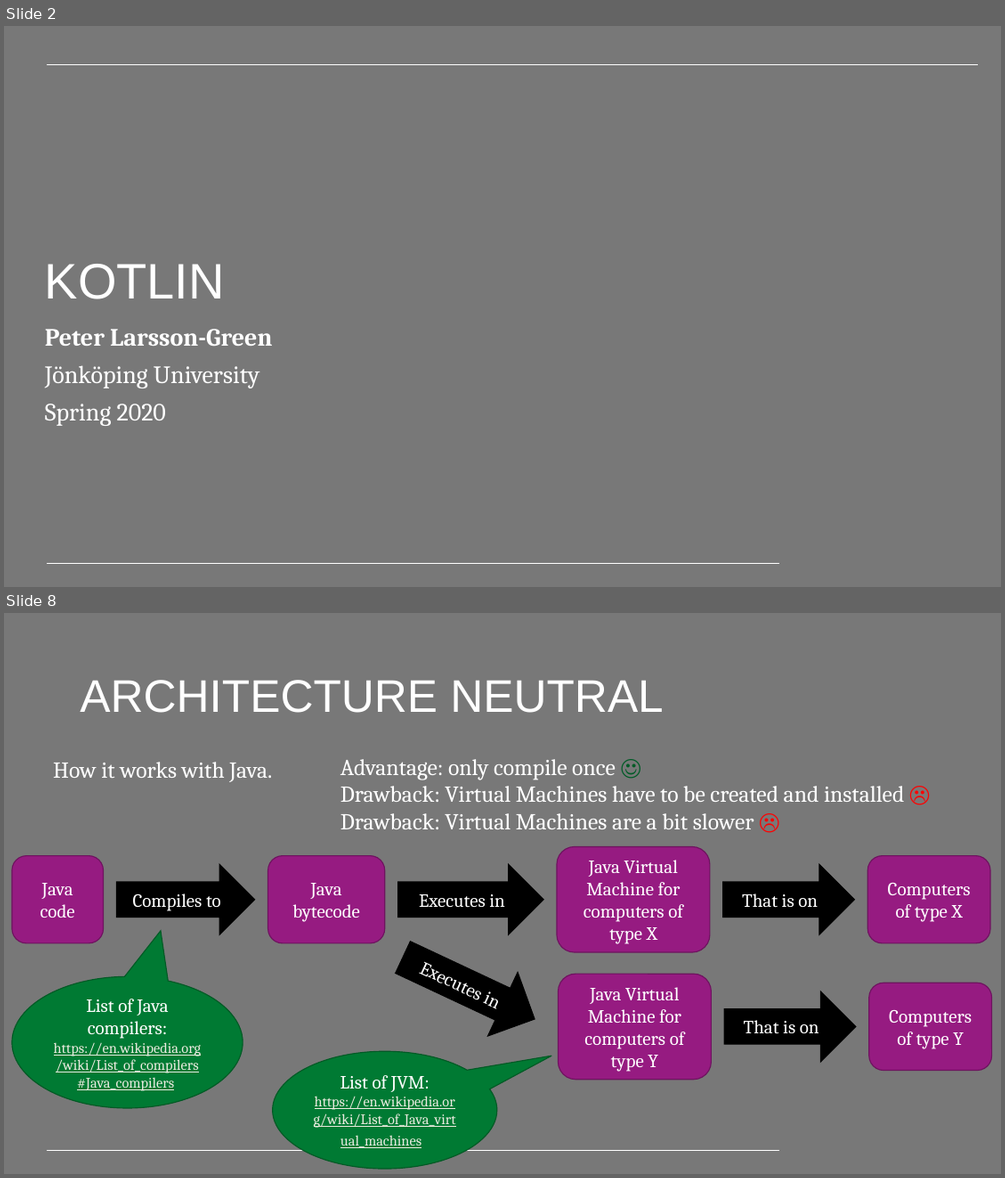
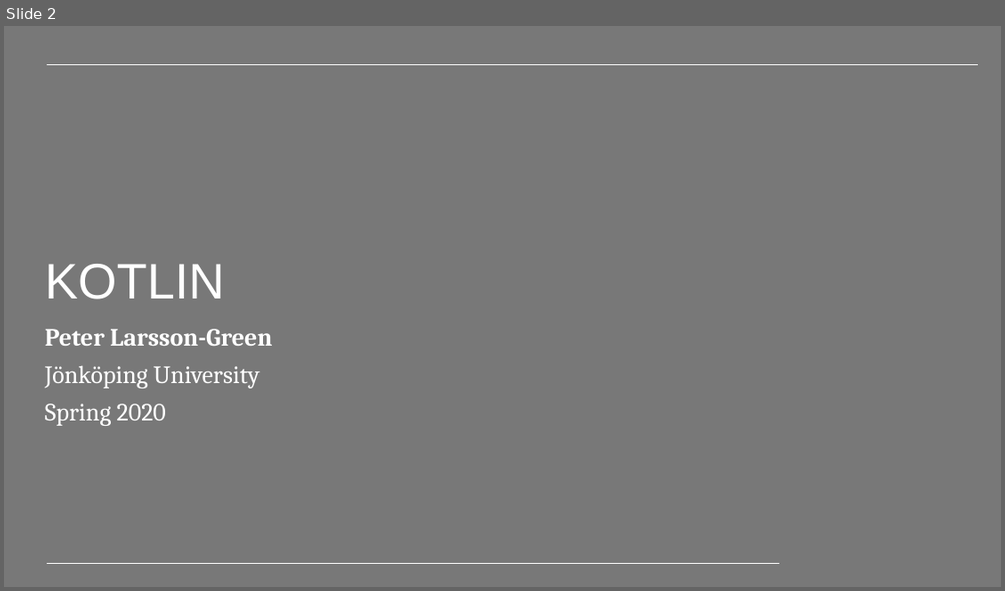
Before and after one commit to PeppeL-G/course-material, a slide deck: src/lectures/kotlin/kotlin.pptx. Shown one above the other, each under a label of ours: slides 2 and 8 before the commit, slide 2 after it; the slides between them are not shown. The pictures are 1005x1178 and 1005x591 pixels, drawn with LibreOffice and Linux fonts; fonts in the diff are those of the drawing; background and template pictures are left out. Boxes give left, top, right and bottom in pixels: in the first picture for what was removed or moved away, otherwise in the second. Text is boxed around its words. In the diff, an @@ line names an element or a change of style, - is before the commit and + after.

```diff
--- a/src/lectures/kotlin/kotlin.pptx
+++ b/src/lectures/kotlin/kotlin.pptx
@@ slide 8 removed at bbox=[4, 613, 1001, 1174], background #787878; not listed: 1 template element that a slide beside it also shows @@
@@ title removed at bbox=[80, 680, 663, 713] @@
-ARCHITECTURE NEUTRAL
@@ text removed at bbox=[53, 762, 272, 782] @@
-How it works with Java.
@@ text removed at bbox=[340, 759, 904, 829] @@
-Advantage: only compile once ☺
-Drawback: Virtual Machines have to be created and installed ☹
-Drawback: Virtual Machines are a bit slower ☹
@@ rounded rectangle removed at bbox=[557, 846, 710, 952] @@
-Java Virtual Machine for computers of type X
@@ rounded rectangle removed at bbox=[12, 856, 104, 943] @@
-Java code
@@ right arrow removed at bbox=[117, 864, 255, 934] @@
-Compiles to
@@ rounded rectangle removed at bbox=[268, 856, 385, 943] @@
-Java bytecode
@@ right arrow removed at bbox=[398, 864, 544, 934] @@
-Executes in
@@ right arrow removed at bbox=[723, 864, 855, 934] @@
-That is on
@@ rounded rectangle removed at bbox=[867, 856, 990, 943] @@
-Computers of type X
@@ right arrow removed at bbox=[388, 925, 550, 1051] @@
-Executes in
@@ speech bubble removed at bbox=[12, 976, 243, 1108] @@
-List of Java compilers: https://en.wikipedia.org/wiki/List_of_compilers#Java_compilers
@@ rounded rectangle removed at bbox=[558, 973, 712, 1078] @@
-Java Virtual Machine for computers of type Y
@@ rounded rectangle removed at bbox=[869, 982, 992, 1070] @@
-Computers of type Y
@@ right arrow removed at bbox=[724, 991, 856, 1062] @@
-That is on
@@ speech bubble removed at bbox=[273, 1051, 497, 1168] @@
-List of JVM: https://en.wikipedia.org/wiki/List_of_Java_virtual_machines
```
Also in this commit, not shown: 4 slides changed, 17 slides added, 51 other slides removed, 3 other files.
